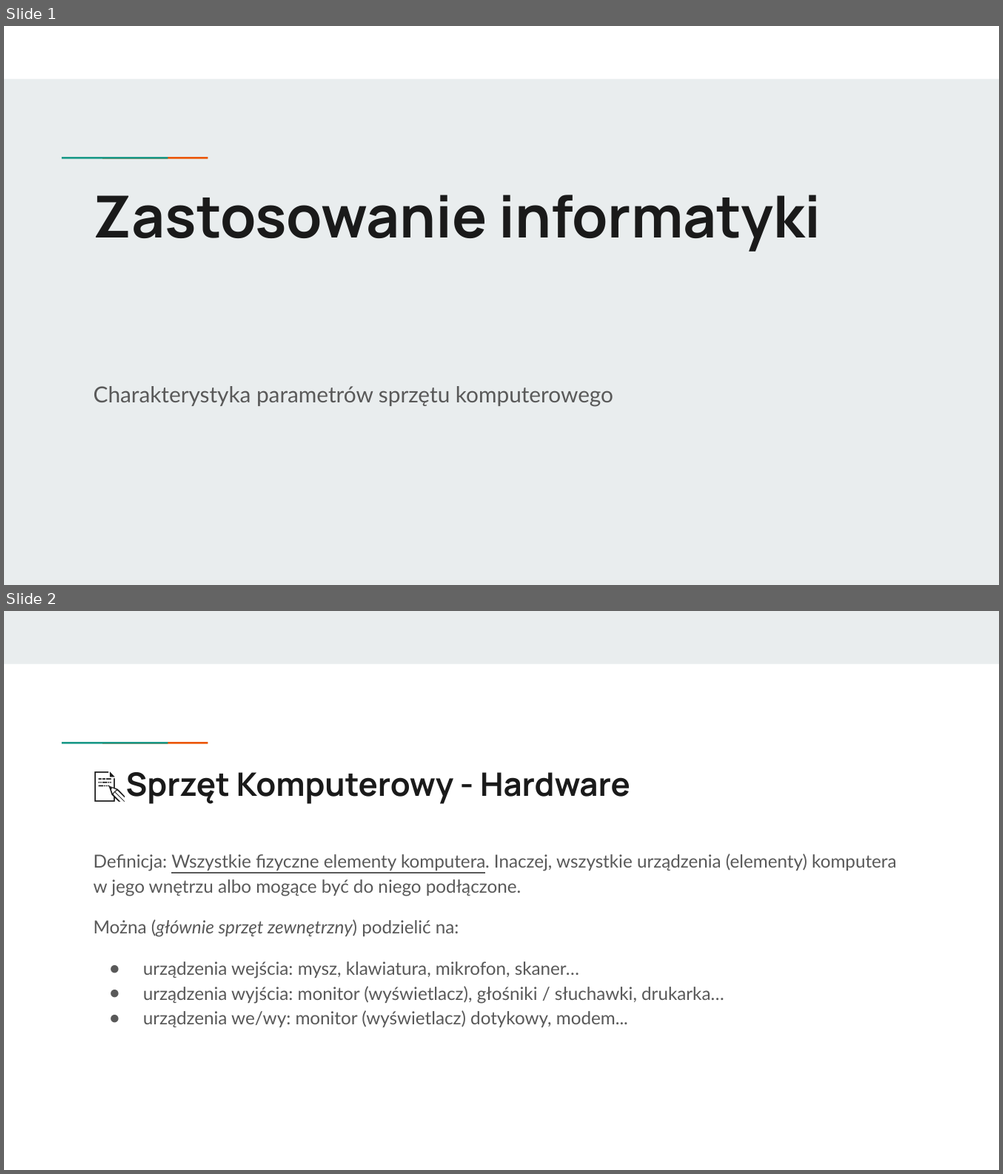
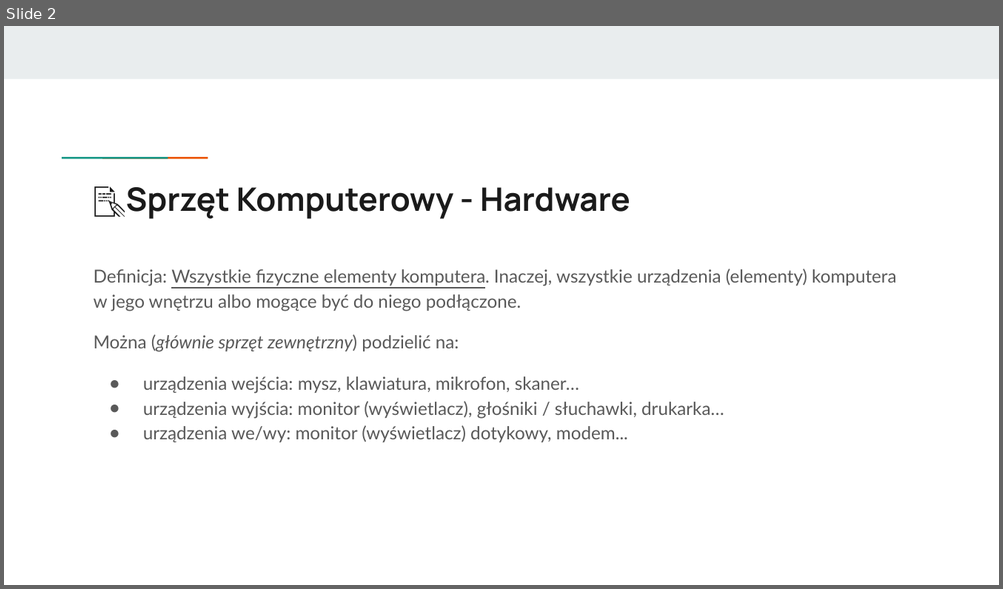
Before and after one commit to KasiaKasia/PRZEDMIOTY, a slide deck: ZASTOSOWANIE_INFORMATYKI/1A-gr_2/Zastosowanie informatyki - 1A gr. 2.pptx. Shown one above the other, each under a label of ours: slides 1 and 2 before the commit, slide 2 after it. The pictures are 1003x1174 and 1003x589 pixels, drawn with LibreOffice and Linux fonts; fonts in the diff are those of the drawing. Boxes give left, top, right and bottom in pixels: in the first picture for what was removed or moved away, otherwise in the second. Text is boxed around its words. In the diff, an @@ line names an element or a change of style, - is before the commit and + after.

Commit message:
[feat] - Zastosowanie informatyki

```diff
--- a/ZASTOSOWANIE_INFORMATYKI/1A-gr_2/Zastosowanie informatyki - 1A gr. 2.pptx
+++ b/ZASTOSOWANIE_INFORMATYKI/1A-gr_2/Zastosowanie informatyki - 1A gr. 2.pptx
@@ slide 1 removed at bbox=[4, 26, 999, 585], background #E9EDEE; not listed: 2 template elements that a slide beside it also shows @@
@@ rectangle removed at bbox=[4, 26, 999, 79] @@
@@ title removed at bbox=[94, 195, 820, 252] @@
-Zastosowanie informatyki
@@ subtitle removed at bbox=[94, 386, 613, 407] @@
-Charakterystyka parametrów sprzętu komputerowego
```
Also in this commit, not shown: 10 slides added, 1 other file.
